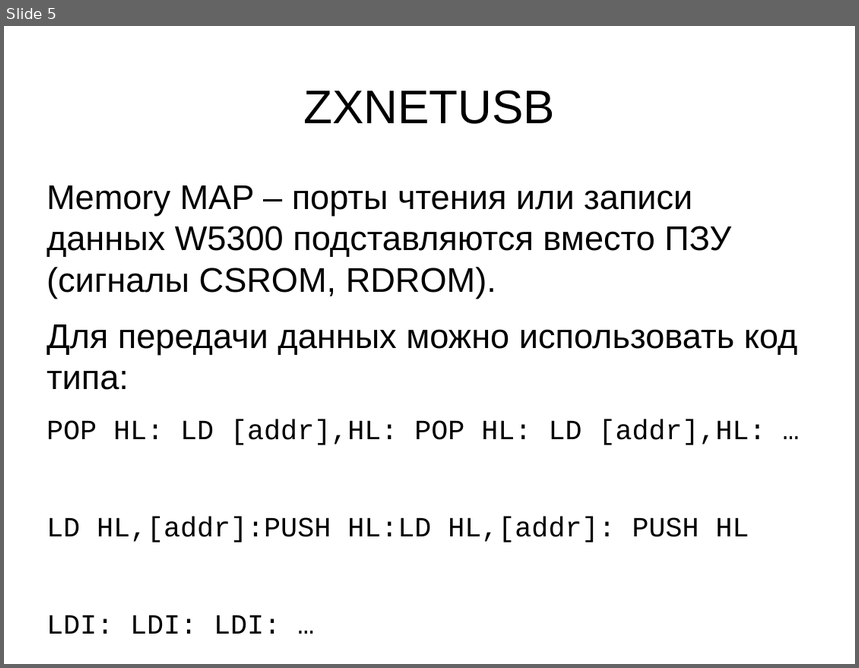
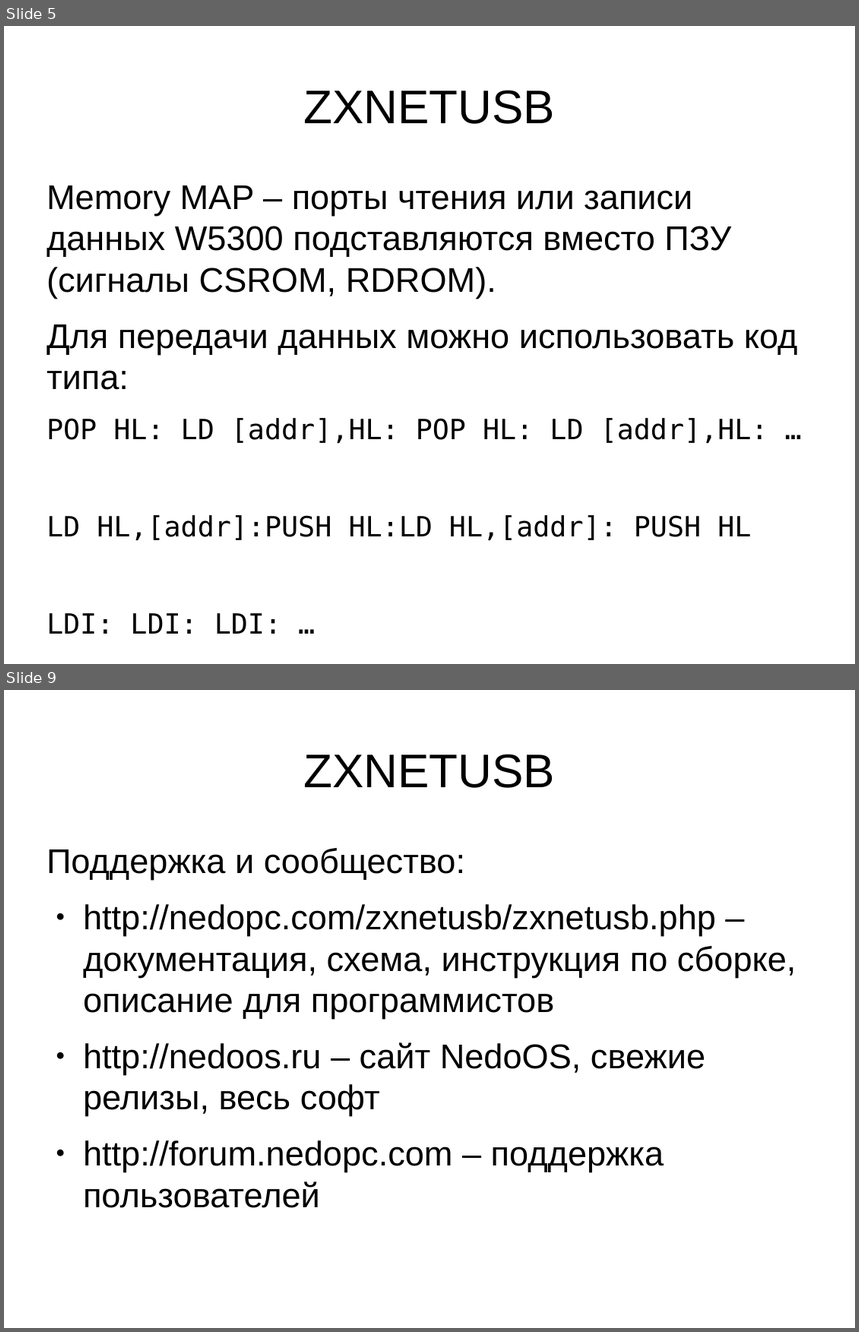
Before and after one commit to lvd2/zxnetusb, a slide deck: report/dh2019.odp. Shown one above the other, each under a label of ours: slide 5 before the commit, slides 5 and 9 after it; the slides between them are not shown. The pictures are 859x668 and 859x1332 pixels, drawn with LibreOffice and Linux fonts; fonts in the diff are those of the drawing; background and template pictures are left out. Boxes give left, top, right and bottom in pixels: in the first picture for what was removed or moved away, otherwise in the second. Text is boxed around its words. In the diff, an @@ line names an element or a change of style, - is before the commit and + after.

```diff
--- a/report/dh2019.odp
+++ b/report/dh2019.odp
@@ slide 9 added at (4,690,855,1328), background picture (left out) @@
@@ title added at (303,754,555,788), 44 pt, text #000000 @@
+ZXNETUSB
@@ text added at (47,848,797,1208), 32 pt, text #000000 @@
+Поддержка и сообщество:
+● http://nedopc.com/zxnetusb/zxnetusb.php – документация, схема, инструкция по сборке, описание для программистов
+● http://nedoos.ru – сайт NedoOS, свежие релизы, весь софт
+● http://forum.nedopc.com – поддержка пользователей
@@ slide 5 changed as well @@
@@ text at (47,418,769,634): font Courier New to DejaVu Sans Mono in "POP HL: LD [addr],HL: POP HL: LD ...", "LD HL,[addr]:PUSH HL:LD HL,[addr]: PUSH HL", "LDI: LDI: LDI: …" @@
```
Also in this commit, not shown: 4 other slides changed, 7 other slides added, 1 slide removed.
